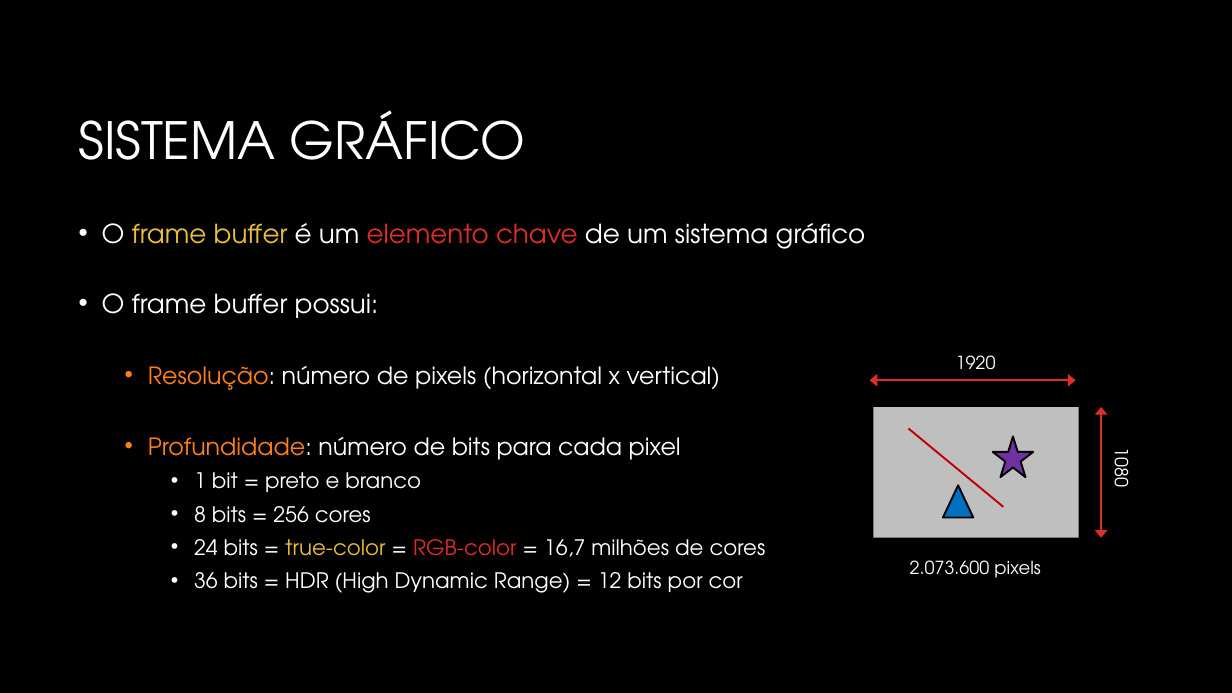
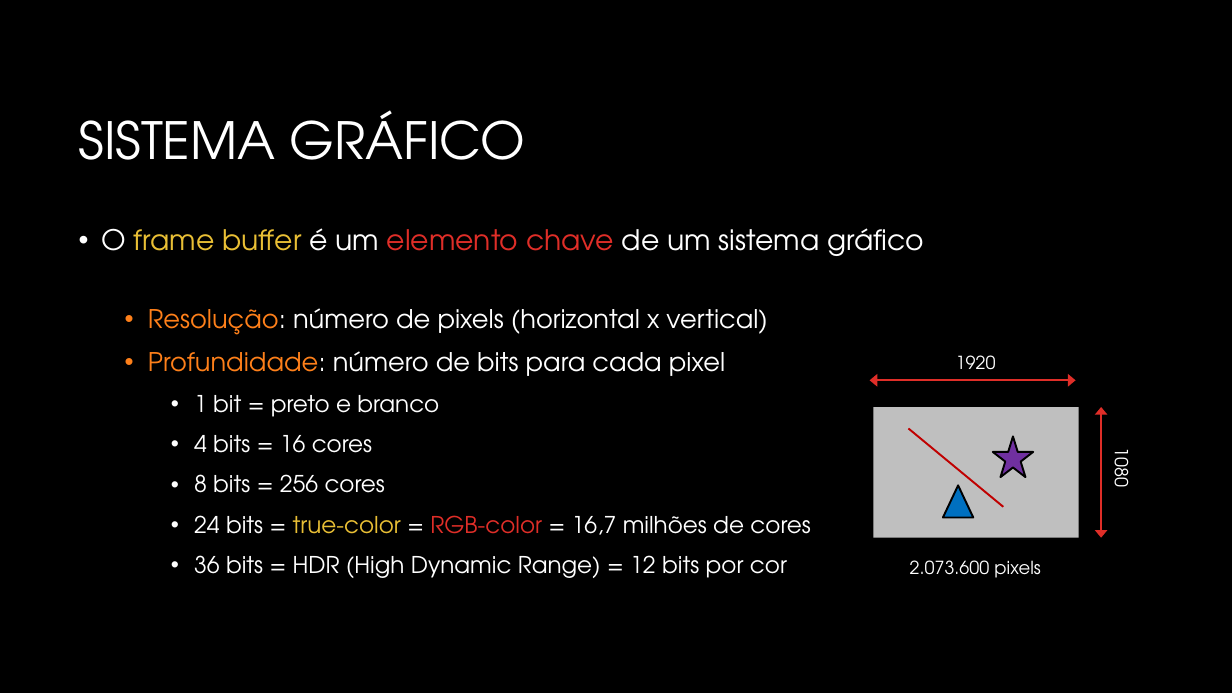
Before and after one commit to JudsonSS/CG, a slide deck: slide 11 of Slides/01. Conceitos Básicos.pptx (slide 8 before the commit). Drawn at 1232x693 pixels with LibreOffice and Linux fonts; fonts in the diff are those of the drawing; background and template pictures are left out. Boxes give left, top, right and bottom in pixels: in the first picture for what was removed or moved away, otherwise in the second. Text is boxed around its words. In the diff, an @@ line names an element or a change of style, - is before the commit and + after.

```diff
--- a/Slides/01. Conceitos Básicos.pptx
+++ b/Slides/01. Conceitos Básicos.pptx
@@ text at [102, 228, 924, 578]: size 20.4 to 22 pt in "O frame buffer é um elemento chave ..."; size 18.5 to 20 pt in "Resolução: número de pixels (horizontal x vertical)", "Profundidade: número de bits para cada pixel"; size 16.6 to 18 pt in "1 bit = preto e branco", "8 bits = 256 cores", "24 bits = true-color = RGB-color = ...", "36 bits = HDR (High Dynamic Range) ..."; line spacing 0.7 to 0.9 @@
@@ text at [102, 293, 379, 318]: paragraph removed @@
-• O frame buffer possui:
@@ text at [194, 435, 372, 453]: paragraph added @@
+    • 4 bits = 16 cores
```
Also in this commit, not shown: 15 other slides changed, 3 slides added, 9 other files.
